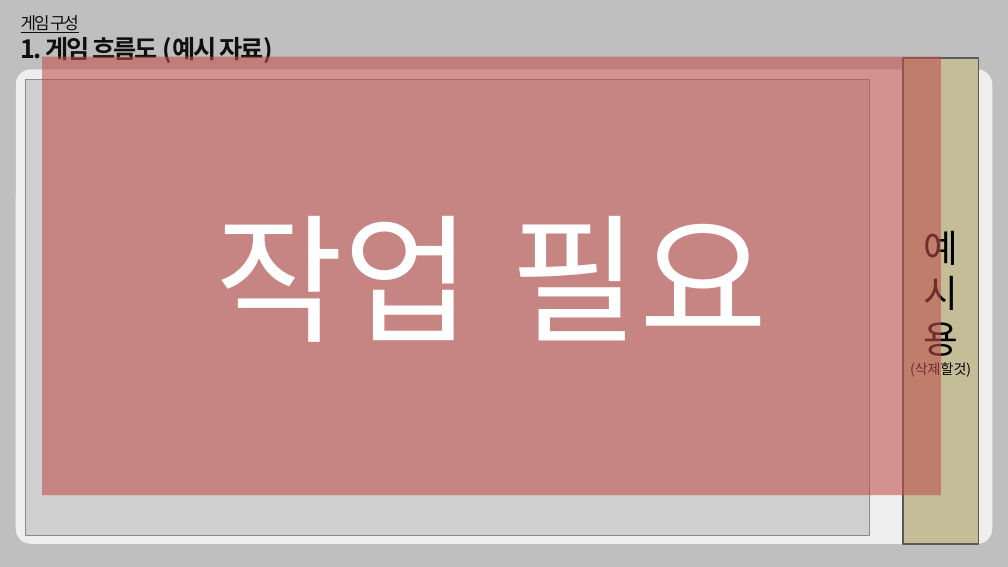
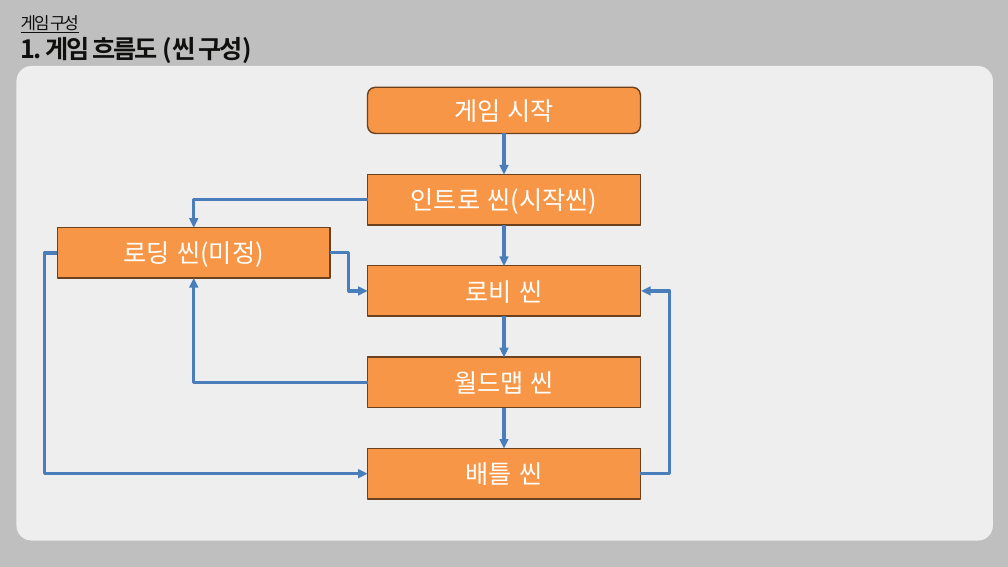
Before and after one commit to dkckacka1/DotHeros-2DPortfolio-, a slide deck: slide 10 of 기획안/수업용_게임기획서샘플 (1).pptx (slide 11 before the commit). Drawn at 1008x567 pixels with LibreOffice and Linux fonts; fonts in the diff are those of the drawing; grey boxes stand for pictures. Boxes give left, top, right and bottom in pixels: in the first picture for what was removed or moved away, otherwise in the second. Text is boxed around its words. In the diff, an @@ line names an element or a change of style, - is before the commit and + after.

Commit message:
Kimhawon
기타 버그 수정
승리창 작업

```diff
--- a/기획안/수업용_게임기획서샘플 (1).pptx
+++ b/기획안/수업용_게임기획서샘플 (1).pptx
@@ text at box(21, 32, 252, 63): text changed @@
-1. 게임 흐름도 (예시 자료)
+1. 게임 흐름도 (씬 구성)
@@ rectangle removed at box(42, 56, 940, 495) @@
-작업 필요
@@ rectangle removed at box(903, 58, 979, 544) @@
-예시용
-(삭제할것)
@@ rounded rectangle: place and size @@
-rounded rectangle at box(16, 70, 992, 544)
+rounded rectangle at box(17, 66, 993, 541)
@@ picture removed at box(25, 80, 869, 536) @@
@@ rounded rectangle added at box(367, 87, 641, 134), fill #F79646, outline #6C421F 2 pt, 36 pt, text #FFFFFF @@
+게임 시작
@@ arrow added from (504, 134) to (504, 174), #4B7EBC 4.5 pt @@
@@ rectangle added at box(367, 174, 641, 225), fill #F79646, outline #6C421F 2 pt, 36 pt, text #FFFFFF @@
+인트로 씬(시작씬)
@@ elbow arrow added from (367, 200) to (194, 228), #4B7EBC 4.5 pt @@
@@ rectangle added at box(57, 228, 331, 278), fill #F79646, outline #6C421F 2 pt, 36 pt, text #FFFFFF @@
+로딩 씬(미정)
@@ arrow added from (504, 225) to (504, 266), #4B7EBC 4.5 pt @@
@@ elbow arrow added from (57, 253) to (367, 474), #4B7EBC 4.5 pt @@
@@ elbow arrow added from (330, 253) to (367, 291), #4B7EBC 4.5 pt @@
@@ rectangle added at box(367, 266, 641, 316), fill #F79646, outline #6C421F 2 pt, 36 pt, text #FFFFFF @@
+로비 씬
@@ elbow arrow added from (367, 383) to (194, 278), #4B7EBC 4.5 pt @@
@@ elbow arrow added from (641, 474) to (641, 291), #4B7EBC 4.5 pt @@
@@ arrow added from (504, 316) to (504, 357), #4B7EBC 4.5 pt @@
@@ rectangle added at box(367, 357, 641, 408), fill #F79646, outline #6C421F 2 pt, 36 pt, text #FFFFFF @@
+월드맵 씬
@@ arrow added from (504, 408) to (504, 449), #4B7EBC 4.5 pt @@
@@ rectangle added at box(367, 449, 641, 499), fill #F79646, outline #6C421F 2 pt, 36 pt, text #FFFFFF @@
+배틀 씬
```
Also in this commit, not shown: 1 other slide changed, 11 slides added, 1 slide removed, 27 other files.
